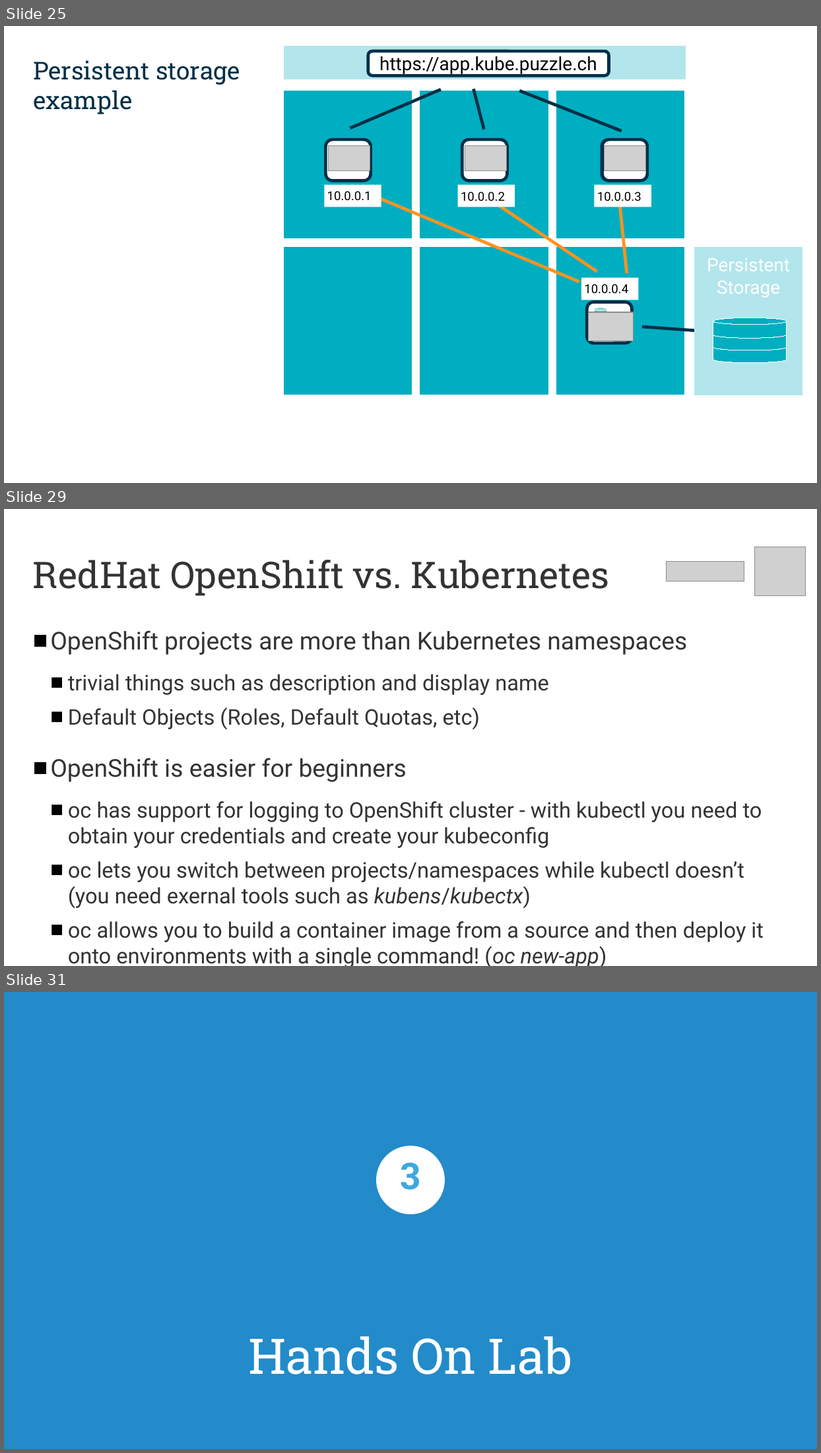
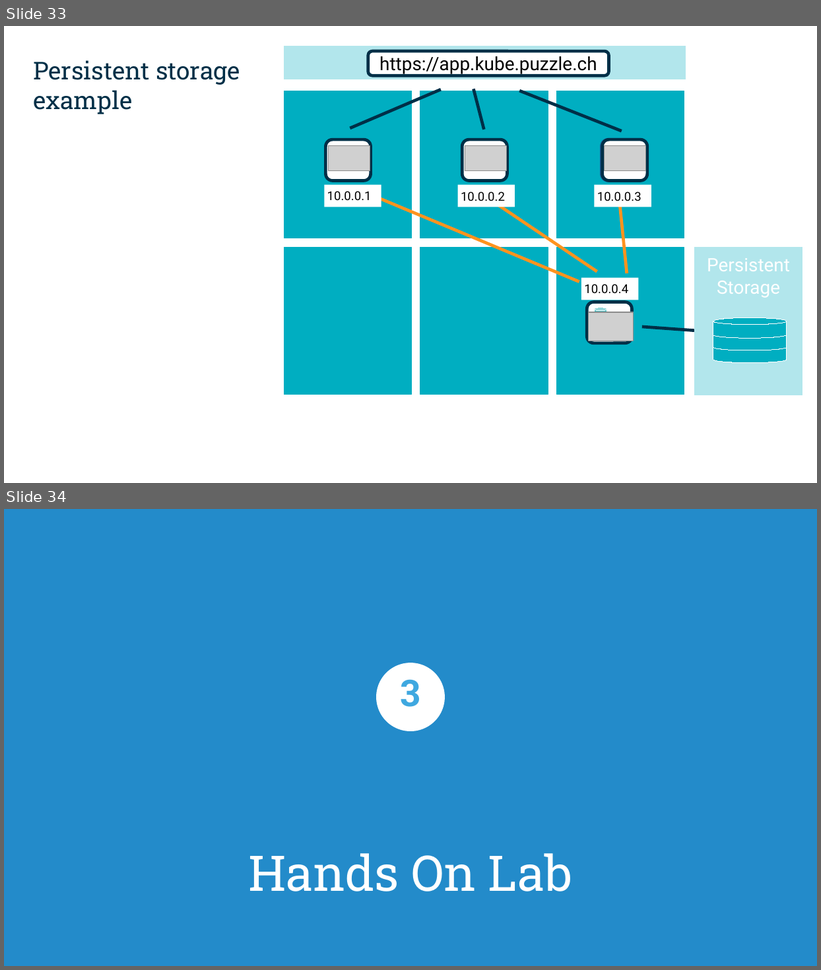
Before and after one commit to puzzle/kubernetes-techlab, a slide deck: presentation/introduction.odp. Shown one above the other, each under a label of ours: slides 25, 29 and 31 before the commit, slides 33 and 34 after it; the slides between them are not shown. The pictures are 821x1453 and 821x970 pixels, drawn with LibreOffice and Linux fonts; fonts in the diff are those of the drawing; grey boxes stand for pictures; background and template pictures are left out. Boxes give left, top, right and bottom in pixels: in the first picture for what was removed or moved away, otherwise in the second. Text is boxed around its words. In the diff, an @@ line names an element or a change of style, - is before the commit and + after.

```diff
--- a/presentation/introduction.odp
+++ b/presentation/introduction.odp
@@ slide 29 removed at (4,509,817,966), background #FFFFFF @@
@@ picture removed at (755,547,806,596) @@
@@ title removed at (33,560,610,596) @@
-RedHat OpenShift vs. Kubernetes
@@ picture removed at (667,561,745,582) @@
@@ text removed at (50,630,764,966) @@
-■ OpenShift projects are more than Kubernetes namespaces
-  ■ trivial things such as description and display name
-  ■ Default Objects (Roles, Default Quotas, etc)
-■ OpenShift is easier for beginners
-  ■ oc has support for logging to OpenShift cluster - with kubectl you need to obtain your credentials and create your kubeconfig
-  ■ oc lets you switch between projects/namespaces while kubectl doesn’t (you need exernal tools such as kubens/kubectx)
-  ■ oc allows you to build a container image from a source and then deploy it onto environments with a single command! (oc new-app)
@@ what was slide 25 is now slide 33 @@
@@ what was slide 31 is now slide 34 @@
```
Also in this commit, not shown: 5 slides changed, 10 slides added, 11 other slides removed, 2 other files.
